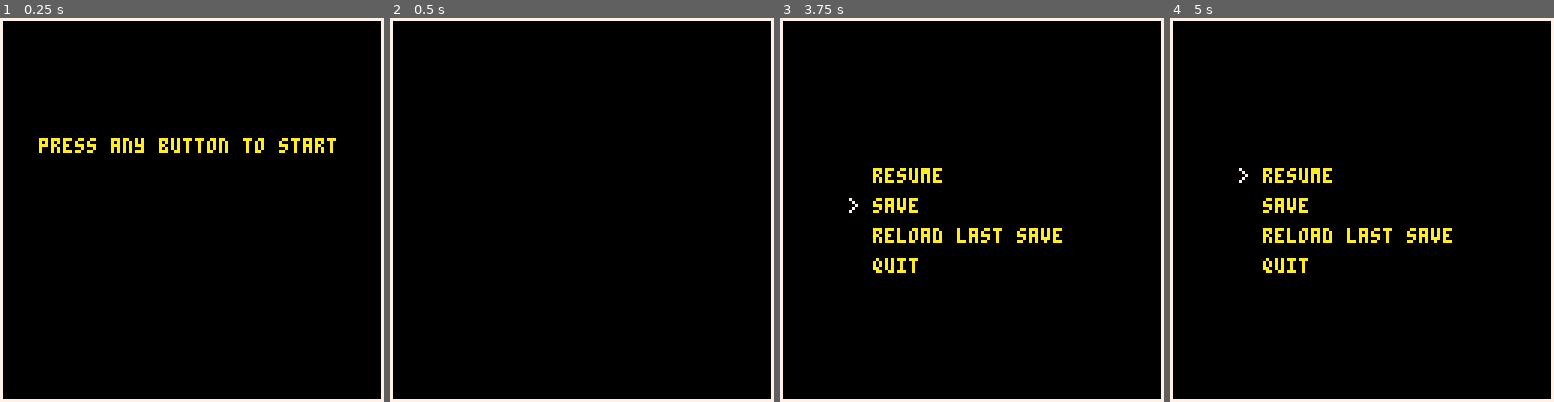
Above: before the commit, frames 1-4 (left to right).
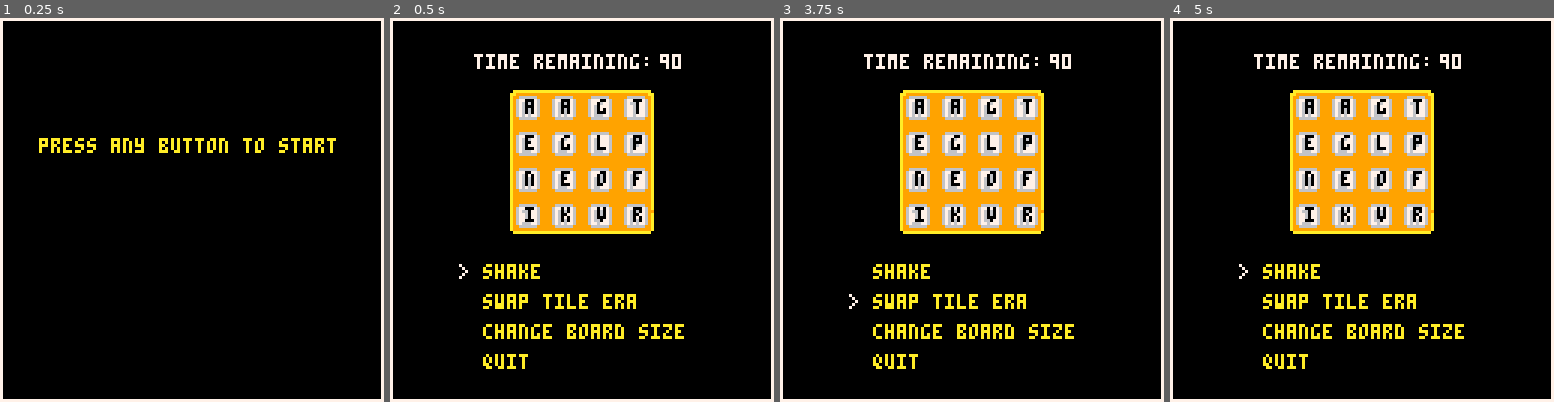
Above: after the commit, the same moments.

Repository: OscarDalby/poggle
Game: PICO-8 cartridge main.p8
Same seed, same stepped clock (60 frames per second), same inputs: the game is played once before the commit and once after it.
Inputs:
- Up to frame 1 (0.25 s): no input
- Up to frame 2 (0.5 s): tap X (X key) at 0.33 s
- Up to frame 3 (3.75 s): tap O (Z key) at 0.7, 1.7, 2.1, 2.5, 2.9, 3.3, 3.7 s; tap X (X key) at 1.07, 1.85, 2.97 s; hold Right 1.6-2.1 s; hold P2 Left 1.6-2.1 s; hold Up 2.15-2.42 s; hold P2 Down 2.15-2.42 s; hold Right 2.47-3.03 s; hold P2 Left 2.47-3.03 s; hold Left 3.08-3.58 s; hold P2 Right 3.08-3.58 s; hold Down from 3.63 s (still down); hold P2 Up from 3.63 s (still down)
- Up to frame 4 (5 s): release Down at 3.97 s; release P2 Up at 3.97 s; hold Right 4.02-4.68 s; hold P2 Left 4.02-4.68 s; tap X (X key) at 4.08 s; tap O (Z key) at 4.1, 4.5, 4.9 s; hold Up from 4.73 s (still down); hold P2 Down from 4.73 s (still down)

Frame 1 is identical in both runs. In frame 2, 16% of the frame differs, in the area x 17-77%, y 9-92%; in frame 3, 17%; in frame 4, 17%.

Commit message:
showing board, timer, options

Diff:
--- a/main.p8
+++ b/main.p8
@@ -8,8 +8,7 @@
 -- state
 local game_running = false
 local start_menu = true
-local paused = false
-local timer = 0
+local timer = 90
 local cam={x=0,y=0}
 
 
@@ -53,79 +52,67 @@
 
 local core = {
     cursor_pos = 1,
-    pause_options={"resume", "save", "reload last save", "quit"},
-    pause_option_function_mapping={"resume", "save", "reload", "quit"},
-    pause_option_map={},
-    pause_timeout=2,
-    save=function(self)
-        log("saved")
-        dset(0, player)
-    end,
-    load=function(self)
-        log("loaded")
-        player = dget(0)
-    end,
-    restart=function(self)
-        log("restart")
-        load("main.p8")
-        run()
-    end,
-    reload=function(self)
-        log("reload")
-        self:load()
-        self:restart()
-    end,
-    pause=function(self)
-        log("paused")
-        paused = true
-        game_running = false
+    action_options={"shake", "swap tile era", "change board size", "quit"},
+    action_option_function_mapping={"shake", "change_tileset", "change_board_size", "quit"},
+    action_option_map={},
+    action_timeout=2,
+    shake=function(self)
+    end,
+    change_tileset=function(self)
+    end,
+    change_board_size=function(self)
     end,
     quit=function(self)
-        log("quit")
     end,
     resume=function(self)
         log("resumed")
         start_menu = false
-        paused = false
         game_running = true
+    end,
+    draw_options=function(self)
+        local text_x = cam.x+(CONFIG.SCREEN_WIDTH - 64) / 2
+        local start_y=72
+        local step_y = 10
+        print(">",  text_x - 8, start_y+(self.cursor_pos*10), 7)
+        local i = 1
+        for option in all(self.action_options) do
+            print(option, text_x, start_y+(i*10), 10)
+            i+=1
+        end
+    end,
+    draw_timer=function(self)
+        local time_remaining_text = "time remaining:"
+        local start_x=28
+        local start_y=12
+        local color=7
+        print(time_remaining_text, start_x, start_y, color)
+        print(tostr(timer), start_x+2+(4*#time_remaining_text), start_y, color)
     end,
     draw=function(self)
         if start_menu then
             local text = "press any button to start"
             spr(64,60,70)
             print(text, cam.x+(CONFIG.SCREEN_WIDTH - #text * 4) / 2, 40, 10)
-        elseif paused then -- pause menu
-            local text_x = cam.x+(CONFIG.SCREEN_WIDTH - 64) / 2
-            local step_y = 10
-            print(">",  text_x - 8, 40+(self.cursor_pos*10), 7)
-            local i = 1
-            for option in all(self.pause_options) do
-                print(option, text_x, 40+(i*10), 10)
-                i+=1
-            end
-
+        else
+            self:draw_options()
+            self:draw_timer()
         end
     end,
     update=function(self)
-        self.pause_timeout-=1
-        if btnp(2,1) and (not paused)  then
-                self:pause()
-                self.pause_timeout=2
-        end
-        if btnp(2,1) and paused and not (self.pause_timeout>0) then
-            local function_name = self.pause_option_function_mapping[self.cursor_pos]
+        if start_menu then return end
+        if btnp(2,1) then
+            local function_name = self.action_option_function_mapping[self.cursor_pos]
             local function_to_call = self[function_name]
             function_to_call(self)
-            -- self:resume()
-        end
-
-        if paused and btnp(2) then
+        end
+
+        if btnp(2) then
             if self.cursor_pos > 1 then
                 self.cursor_pos -=1
             end
         end
-        if paused and btnp(3) then
-            if self.cursor_pos < #self.pause_options then
+        if btnp(3) then
+            if self.cursor_pos < #self.action_options then
                 self.cursor_pos +=1
             end
         end
@@ -141,28 +128,16 @@
   end
 }
 
--- local tiles_4x4_classic = {
---     {1, 1, 5, 5, 7, 14},
---     {5, 12, 18, 20, 20, 25},
---     {1, 15, 15, 20, 20, 23},
---     {1, 2, 2, 10, 15, 15},
---     {5, 8, 18, 20, 22, 23},
---     {3, 9, 13, 15, 20, 21},
---     {4, 9, 19, 20, 20, 25},
---     {5, 9, 15, 19, 19, 20},
---     {4, 5, 12, 18, 22, 25},
---     {1, 3, 8, 15, 16, 19},
---     {8, 9, 13, 14, 17, 21},
---     {5, 5, 9, 14, 19, 21},
---     {5, 5, 7, 8, 14, 23},
---     {1, 6, 6, 11, 16, 19},
---     {8, 12, 14, 14, 18, 26},
---     {4, 5, 9, 12, 18, 24}
--- }
+
 
 local board={
     tiles={},
     tile_config={},
+    rows=4,
+    cols=4,
+    cube_spr=1,
+    board_offset_x=30,
+    board_offset_y=14,
     shake=function(self)
         for cube in all(self.tiles) do
             add(self.tile_config, cube[flr(rnd(5) + 1)])
@@ -173,11 +148,78 @@
         self:shake()
     end,
     update=function(self)
-        log("tile_config", self.tile_config)
+    end,
+    draw_letters=function(self)
+        local index=1
+        local color=0
+        local shadow_color=6
+        for j = 1, self.rows do
+            for i = 1, self.cols do
+                local tile = self.tile_config[index]
+                spr(1,i*12 - 48+self.board_offset_x,j*12+self.board_offset_y,7,1,1)
+                print(alphabet(tile),(i*12)+2+self.board_offset_x,(j*12)+2+self.board_offset_y, shadow_color)
+                print(alphabet(tile),(i*12)+3+self.board_offset_x,(j*12)+1+self.board_offset_y, color)
+                index = index + 1
+            end
+        end
+    end,
+    draw_board=function(self)
+        -- 17,18,19
+        -- 33,34,35
+        -- 49,50,51
+        local start_x=10+self.board_offset_x
+        local start_y=10+self.board_offset_y
+
+        -- row 1
+        spr(17,start_x,start_y,1,1)
+        spr(18,start_x+8,start_y,1,1)
+        spr(18,start_x+16,start_y,1,1)
+        spr(18,start_x+24,start_y,1,1)
+        spr(18,start_x+32,start_y,1,1)
+        spr(19,start_x+40,start_y,1,1)
+        -- row 2
+        spr(33,start_x,start_y+8,1,1)
+        spr(34,start_x+8,start_y+8,1,1)
+        spr(34,start_x+16,start_y+8,1,1)
+        spr(34,start_x+24,start_y+8,1,1)
+        spr(34,start_x+32,start_y+8,1,1)
+        spr(35,start_x+40,start_y+8,1,1)
+        -- row 3
+        spr(33,start_x,start_y+16,1,1)
+        spr(34,start_x+8,start_y+16,1,1)
+        spr(34,start_x+16,start_y+16,1,1)
+        spr(34,start_x+24,start_y+16,1,1)
+        spr(34,start_x+32,start_y+16,1,1)
+        spr(35,start_x+40,start_y+16,1,1)
+        -- row 4
+        spr(33,start_x,start_y+24,1,1)
+        spr(34,start_x+8,start_y+24,1,1)
+        spr(34,start_x+16,start_y+24,1,1)
+        spr(34,start_x+24,start_y+24,1,1)
+        spr(34,start_x+32,start_y+24,1,1)
+        spr(35,start_x+40,start_y+24,1,1)
+        -- row 5
+        spr(33,start_x,start_y+32,1,1)
+        spr(34,start_x+8,start_y+32,1,1)
+        spr(34,start_x+16,start_y+32,1,1)
+        spr(34,start_x+24,start_y+32,1,1)
+        spr(34,start_x+32,start_y+32,1,1)
+        spr(35,start_x+40,start_y+32,1,1)
+        -- row 6
+        spr(49,start_x,start_y+40,1,1)
+        spr(50,start_x+8,start_y+40,1,1)
+        spr(50,start_x+16,start_y+40,1,1)
+        spr(50,start_x+24,start_y+40,1,1)
+        spr(50,start_x+32,start_y+40,1,1)
+        spr(51,start_x+40,start_y+40,1,1)
+
+
     end,
     draw=function(self)
-        -- draw
+        self:draw_board()
+        self:draw_letters()
     end
+
 }
 
 
@@ -206,7 +248,7 @@
         end
     end
 
-    if start_menu or paused then
+    if start_menu or actiond then
         return
     end
 
@@ -221,17 +263,52 @@
   draw_screen_boundary(cam.x, cam.y)
 
 
-  if start_menu or paused then
-    core:draw()
-  elseif game_running then
+  core:draw()
+
+  if game_running then
+
     board:draw()
     draw_map()
   end
 
-  if start_menu or paused then
+  if start_menu or actiond then
     -- dont draw ui
   else
     ui:draw()
   end
 
 end
+…(34 lines of a section not shown)…
--- a/utils.p8
+++ b/utils.p8
@@ -67,6 +67,13 @@
 
 -- log end
 
+local function alphabet(n)
+    local letters = "abcdefghijklmnopqrstuvwxyz"
+    local output = letters[n]
+    return output
+  end
+
+
 local function draw_screen_boundary(x, y)
     local x2 = x + CONFIG.SCREEN_WIDTH
     local y2 = y + CONFIG.SCREEN_HEIGHT
Not shown, changed: 33 lines of the sprite sheet (__gfx__) section of main.p8
